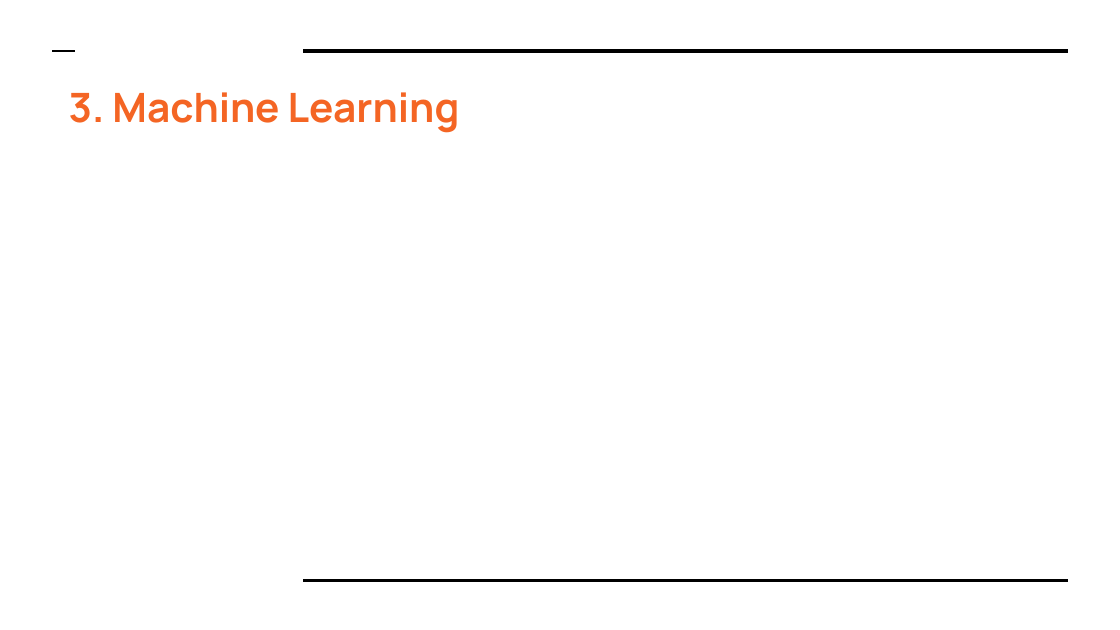
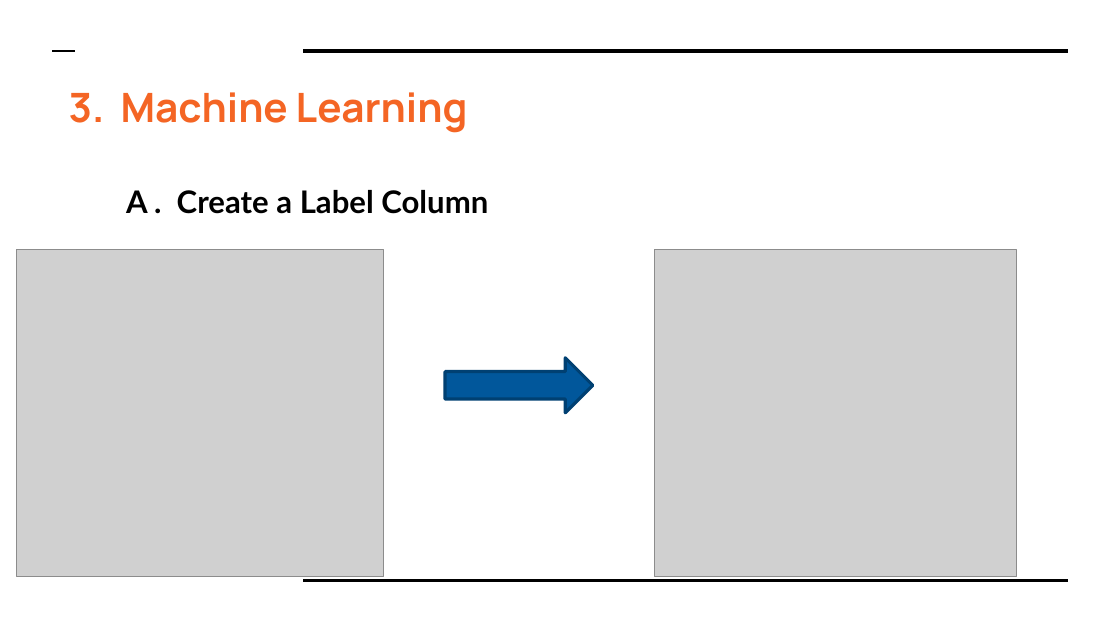
Before and after one commit to HoManLeung/Amazon-analysis, a slide deck: slide 14 of Final Project DS610.pptx (slide 15 before the commit). Drawn at 1120x630 pixels with LibreOffice and Linux fonts; fonts in the diff are those of the drawing; grey boxes stand for pictures. Boxes give left, top, right and bottom in pixels: in the first picture for what was removed or moved away, otherwise in the second. Text is boxed around its words. In the diff, an @@ line names an element or a change of style, - is before the commit and + after.

```diff
--- a/Final Project DS610.pptx
+++ b/Final Project DS610.pptx
@@ title "3. Machine Learning" rewrapped from (69, 92, 460, 133) to (69, 92, 468, 133) @@
@@ text added at (126, 190, 488, 214), 20 pt, text #000000, bold @@
+A . Create a Label Column
@@ picture added at (17, 250, 384, 577) @@
@@ picture added at (654, 250, 1016, 577) @@
@@ right arrow added at (445, 357, 592, 412), fill #01579B, outline #014073 2 pt @@
```
Also in this commit, not shown: 5 other slides changed, 7 slides added, 1 slide removed.
